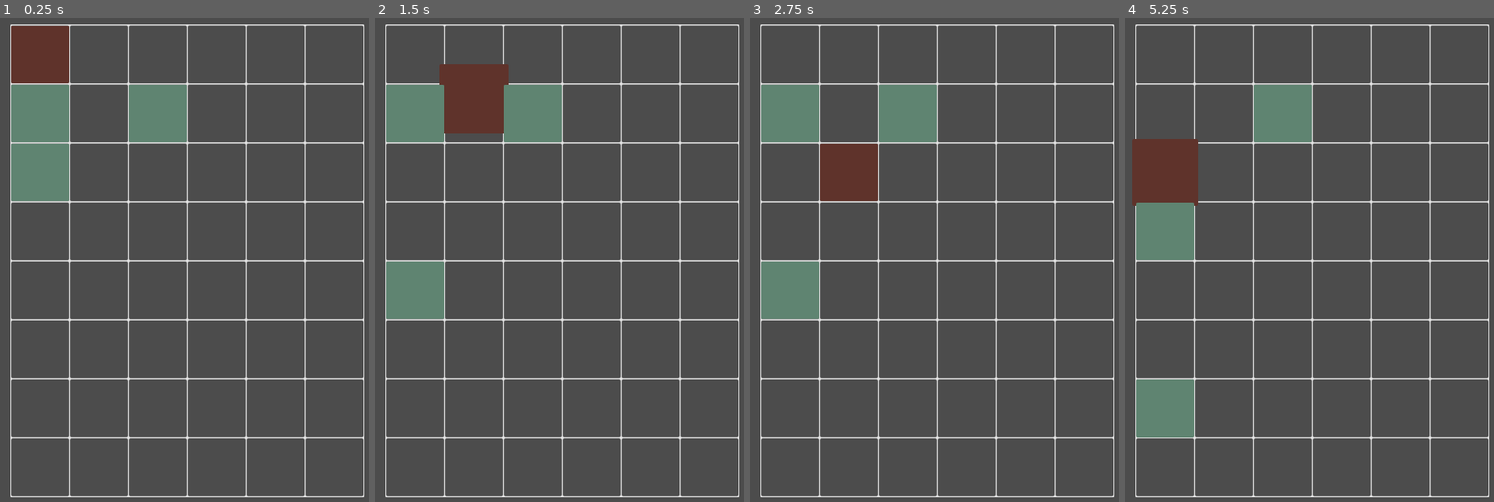
Above: before the commit, frames 1-4 (left to right).
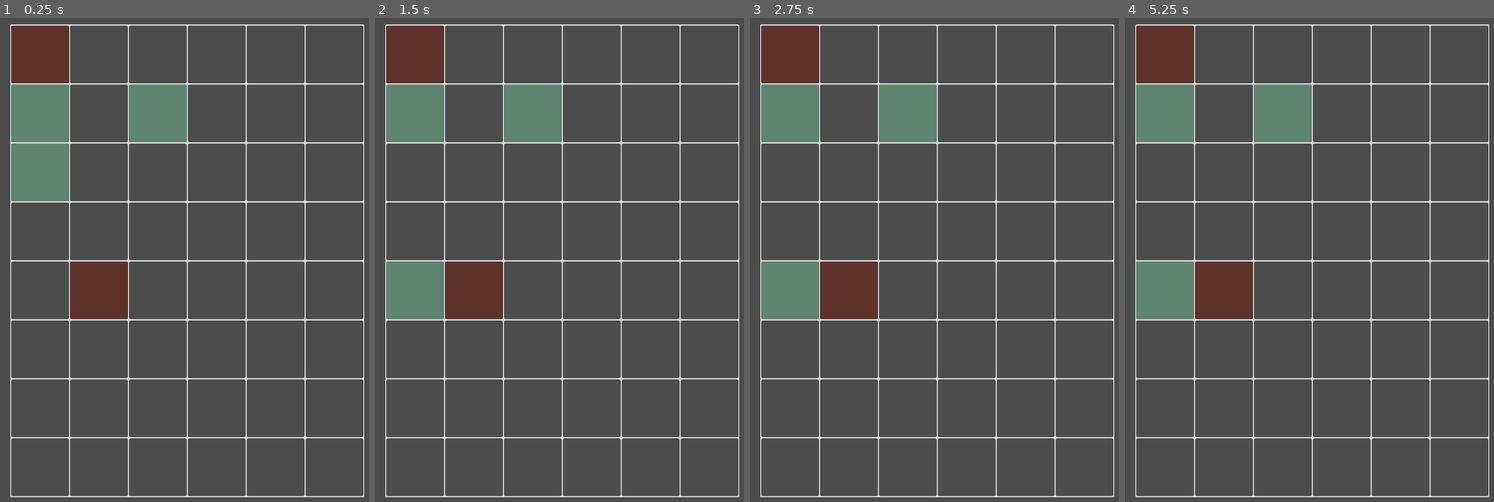
Above: after the commit, the same moments.

Repository: ax9880/genso-battle
Game: Godot game, scene res://Main.tscn
Two runs of this game, one before a commit and one after it. Both use one fixed random seed, a clock stepped at 60 frames per second and the inputs below.
Inputs (mouse positions are in pixels of both pictures, inside the frame that each line leads up to):
- Up to frame 1 (0.25 s): no input
- Up to frame 2 (1.5 s): tap Enter at 0.5 s; drag from (415, 114) to (415, 289) at 0.52 s; drag from (533, 114) to (415, 56) at 1.27 s
- Up to frame 3 (2.75 s): move the mouse to (790, 114) at 2.02 s; click (790, 114) at 2.17 s
- Up to frame 4 (5.25 s): tap Space (ui_select) at 2.75, 3.77, 4.25 s; drag from (1294, 327) to (1165, 114) at 2.77 s; tap Enter at 3.5 s; move the mouse to (1442, 298) at 3.52 s; click (1442, 298) at 3.67 s; drag from (1187, 105) to (1165, 410) at 4.27 s; move the mouse to (1335, 201) at 5.02 s; click (1335, 201) at 5.17 s

The runs differ from the first frame. In frame 1, 1.9% of the frame differs, in the area x 18-35%, y 50-63%; in frame 2, 6.0%; in frame 3, 5.6%; in frame 4, 13%, in the area x 1-35%, y 1-87%.

Commit message:
Creating and showing attack animations with an Attacker node. Extracted attack execution logic to Attacker node

Diff:
--- /dev/null
+++ b/Attack.gd
@@ -0,0 +1,9 @@
+extends Reference
+
+class_name Attack
+
+var targeted_units: Array = []
+var attacking_unit: Unit
+
+# When in a chain
+var pincering_unit: Unit
--- /dev/null
+++ b/AttackEffect.gd
@@ -0,0 +1,38 @@
+extends Node2D
+
+
+onready var tween: Tween = $Tween
+onready var label_container: Node2D = $LabelContainer
+onready var target_position: Position2D = $Position2D
+
+export(float) var float_duration_seconds: float = 0.5
+
+
+var random: RandomNumberGenerator = RandomNumberGenerator.new()
+
+func _ready() -> void:
+	random.randomize()
+
+	$AnimatedSprite.frame = 0
+	$AnimatedSprite.play("default")
+	$AnimatedSprite.rotation_degrees = random.randf_range(0, 360)
+
+	tween.interpolate_property(label_container, "position",
+				label_container.position, target_position.position,
+				float_duration_seconds,
+				Tween.TRANS_LINEAR)
+
+	tween.interpolate_property(self, "modulate",
+				label_container.modulate, Color.transparent,
+				float_duration_seconds * 0.75,
+				Tween.TRANS_LINEAR)
+
+	tween.start()
+
+
+func set_value(value: int) -> void:
+	$LabelContainer/Label.text = str(value)
+
+
+func _on_Tween_tween_all_completed() -> void:
+	queue_free()
--- /dev/null
+++ b/AttackEffect.tscn
@@ -0,0 +1,85 @@
+[gd_scene load_steps=13 format=2]
+
+[ext_resource path="res://assets/fonts/CinzelDecorativeBold.tres" type="DynamicFont" id=1]
+[ext_resource path="res://AttackEffect.gd" type="Script" id=2]
+[ext_resource path="res://assets/vfx/hit_cross.png" type="Texture" id=3]
+
+[sub_resource type="CanvasItemMaterial" id=1]
+blend_mode = 1
+
+[sub_resource type="AtlasTexture" id=2]
+flags = 5
+atlas = ExtResource( 3 )
+region = Rect2( 0, 0, 512, 512 )
+
+[sub_resource type="AtlasTexture" id=3]
+flags = 5
+atlas = ExtResource( 3 )
+region = Rect2( 512, 0, 512, 512 )
+
+[sub_resource type="AtlasTexture" id=4]
+flags = 5
+atlas = ExtResource( 3 )
+region = Rect2( 1024, 0, 512, 512 )
+
+[sub_resource type="AtlasTexture" id=5]
+flags = 5
+atlas = ExtResource( 3 )
+region = Rect2( 0, 512, 512, 512 )
+
+[sub_resource type="AtlasTexture" id=6]
+flags = 5
+atlas = ExtResource( 3 )
+region = Rect2( 512, 512, 512, 512 )
+
+[sub_resource type="AtlasTexture" id=7]
+flags = 5
+atlas = ExtResource( 3 )
+region = Rect2( 1024, 512, 512, 512 )
+
+[sub_resource type="AtlasTexture" id=9]
+flags = 5
+atlas = ExtResource( 3 )
+region = Rect2( 0, 1024, 512, 512 )
+
+[sub_resource type="SpriteFrames" id=8]
+animations = [ {
+"frames": [ SubResource( 2 ), SubResource( 3 ), SubResource( 4 ), SubResource( 5 ), SubResource( 6 ), SubResource( 7 ), SubResource( 9 ) ],
+"loop": false,
+"name": "default",
+"speed": 16.0
+} ]
+
+[node name="AttackEffect" type="Node2D"]
+script = ExtResource( 2 )
+
+[node name="AnimatedSprite" type="AnimatedSprite" parent="."]
+modulate = Color( 0.0196078, 0.862745, 1, 1 )
+material = SubResource( 1 )
+scale = Vector2( 0.175, 0.175 )
+frames = SubResource( 8 )
+frame = 6
+playing = true
+
+[node name="Tween" type="Tween" parent="."]
+
+[node name="LabelContainer" type="Node2D" parent="."]
+__meta__ = {
+"_edit_lock_": true
+}
+
+[node name="Label" type="Label" parent="LabelContainer"]
+margin_left = -120.0
+margin_top = -64.0
+margin_right = 120.0
+margin_bottom = 64.0
+custom_fonts/font = ExtResource( 1 )
+text = "9999"
+align = 1
+valign = 1
+
+[node name="Position2D" type="Position2D" parent="."]
+visible = false
+position = Vector2( 0, -96 )
+
+[connection signal="tween_all_completed" from="Tween" to="." method="_on_Tween_tween_all_completed"]
--- /dev/null
+++ b/Attacker.gd
@@ -0,0 +1,46 @@
+extends Node2D
+
+class_name Attacker
+
+export(PackedScene) var attack_effect_packed_scene: PackedScene = null
+
+onready var timer: Timer = $Timer
+
+var attack_queue: Array = []
+
+signal attacks_done
+
+
+func start_attacks(queue: Array) -> void:
+	attack_queue = queue
+
+	_execute_next_attack()
+
+	timer.start()
+
+
+func _execute_next_attack() -> void:
+	var attack = attack_queue.pop_front()
+
+	if attack != null:
+		_exec_attack(attack)
+	else:
+		timer.stop()
+
+		emit_signal("attacks_done")
+
+
+func _exec_attack(attack: Attack) -> void:
+	for targeted_unit in attack.targeted_units:
+		#var damage: int = targeted_unit.calculate_damage(attack.attacking_unit.get_stats(), attack.pincering_unit.get_stats())
+		var damage: int = 5123
+
+		var attack_effect: Node2D = attack_effect_packed_scene.instance()
+		add_child(attack_effect)
+
+		attack_effect.position = targeted_unit.position
+		attack_effect.set_value(damage)
+
+
+func _on_Timer_timeout() -> void:
+	_execute_next_attack()
--- /dev/null
+++ b/Attacker.tscn
@@ -0,0 +1,13 @@
+[gd_scene load_steps=3 format=2]
+
+[ext_resource path="res://Attacker.gd" type="Script" id=1]
+[ext_resource path="res://AttackEffect.tscn" type="PackedScene" id=2]
+
+[node name="Attacker" type="Node2D"]
+script = ExtResource( 1 )
+attack_effect_packed_scene = ExtResource( 2 )
+
+[node name="Timer" type="Timer" parent="."]
+wait_time = 0.5
+
+[connection signal="timeout" from="Timer" to="." method="_on_Timer_timeout"]
--- a/Grid.gd
+++ b/Grid.gd
@@ -1,15 +1,6 @@
 extends Node2D
 
 class_name Grid
-
-
-class Attack extends Reference:
-	var targeted_units: Array = []
-	var attacking_unit: Unit
-
-	# When in a chain
-	var pincering_unit: Unit
-
 
 export var tilesize: float = 100.0
 export var tile_offset: float = 0.0
@@ -18,6 +9,7 @@
 export var grid_height: int = 8
 
 export(PackedScene) var cell_packed_scene: PackedScene = null
+export(PackedScene) var attack_effect_packed_scene: PackedScene = null
 
 onready var half_tilesize: float = tilesize / 2.0
 
@@ -36,8 +28,6 @@
 # Array<Array<Unit>>
 # Where each list consists of start unit + ... pincered units ... + end unit
 var pincer_queue := []
-
-var attack_queue := []
 
 var skill_queue := []
 var heal_queue := []
@@ -251,9 +241,9 @@
 		# Adds pincers to pincer queue
 		_find_pincers(unit, unit.faction)
 
-		_attack()
-
-		_start_enemy_turn()
+		_execute_pincers()
+
+		#_start_enemy_turn()
 	else:
 		# Do nothing
 		_start_player_turn()
@@ -528,21 +518,21 @@
 	return path
 
 
-func _attack() -> void:
+func _execute_pincers() -> void:
 	var pincer = pincer_queue.pop_front()
 
 	if pincer != null:
 		# play pincer animation
 
-		#_evaluate_pincer()
-
 		var chain_families: Dictionary = _find_chains(pincer)
 
-		_queue_attacks(pincer, chain_families)
+		var attack_queue: Array = _queue_attacks(pincer, chain_families)
+
+		$Attacker.start_attacks(attack_queue)
 	else:
 		# finish turn
 		# but whose turn?
-		pass
+		print("all pincers done!")
 
 
 func _find_chains(pincer: Array) -> Dictionary:
@@ -605,13 +595,12 @@
 		neighbor = neighbor.get_neighbor(direction)
 
 
-func _queue_attacks(pincer: Array, chain_families: Dictionary) -> void:
+func _queue_attacks(pincer: Array, chain_families: Dictionary) -> Array:
 	var start_unit: Unit = pincer.front()
 	var end_unit: Unit = pincer.back()
 
 	var targeted_units = pincer.slice(1, pincer.size() - 2)
-
-	attack_queue.clear()
+	var attack_queue := []
 
 	_queue_attack(attack_queue, targeted_units, start_unit)
 	_queue_attack(attack_queue, targeted_units, end_unit)
@@ -623,7 +612,7 @@
 	_queue_chain_attacks(attack_queue, start_unit_chains, targeted_units, start_unit)
 	_queue_chain_attacks(attack_queue, end_unit_chains, targeted_units, end_unit)
 
-	print(attack_queue.size())
+	return attack_queue
 
 
 func _queue_attack(queue: Array, targeted_units: Array, attacking_unit: Unit, pincering_unit: Unit = null) -> void:
@@ -631,7 +620,11 @@
 
 	attack.targeted_units = targeted_units
 	attack.attacking_unit = attacking_unit
-	attack.pincering_unit = null
+
+	if pincering_unit == null:
+		attack.pincering_unit = attacking_unit
+	else:
+		attack.pincering_unit = pincering_unit
 
 	queue.push_back(attack)
 
@@ -639,7 +632,7 @@
 func _queue_chain_attacks(queue: Array, chains: Array, targeted_units: Array, pincering_unit: Unit) -> void:
 	for chain in chains:
 		for unit in chain:
-			_queue_attack(attack_queue, targeted_units, unit, pincering_unit)
+			_queue_attack(queue, targeted_units, unit, pincering_unit)
 
 
 ## Grid utils
@@ -670,3 +663,7 @@
 
 func _cell_coordinates_to_cell_origin(cell_coordinates: Vector2) -> Vector2:
 	return Vector2(cell_coordinates.x * tilesize + half_tilesize + tile_offset, cell_coordinates.y * tilesize + + half_tilesize + tile_offset)
+
+
+func _on_Attacker_attacks_done() -> void:
+	_execute_pincers()
--- a/Main.tscn
+++ b/Main.tscn
@@ -1,10 +1,12 @@
-[gd_scene load_steps=8 format=2]
+[gd_scene load_steps=10 format=2]
 
 [ext_resource path="res://grid.png" type="Texture" id=1]
 [ext_resource path="res://Unit.tscn" type="PackedScene" id=2]
 [ext_resource path="res://Enemy.tscn" type="PackedScene" id=3]
 [ext_resource path="res://Grid.gd" type="Script" id=4]
 [ext_resource path="res://CellArea2D.tscn" type="PackedScene" id=5]
+[ext_resource path="res://AttackEffect.tscn" type="PackedScene" id=6]
+[ext_resource path="res://Attacker.tscn" type="PackedScene" id=7]
 
 [sub_resource type="RectangleShape2D" id=1]
 extents = Vector2( 324, 8 )
@@ -21,6 +23,7 @@
 position = Vector2( 56, 240 )
 script = ExtResource( 4 )
 cell_packed_scene = ExtResource( 5 )
+attack_effect_packed_scene = ExtResource( 6 )
 
 [node name="Sprite" type="Sprite" parent="Grid"]
 position = Vector2( -1, -1 )
@@ -95,6 +98,9 @@
 [node name="Enemy" parent="Grid/Enemies" instance=ExtResource( 3 )]
 position = Vector2( 56, 48 )
 
+[node name="Enemy2" parent="Grid/Enemies" instance=ExtResource( 3 )]
+position = Vector2( 144, 440 )
+
 [node name="Units" type="Node2D" parent="Grid"]
 __meta__ = {
 "_edit_lock_": true
@@ -108,3 +114,10 @@
 
 [node name="Unit3" parent="Grid/Units" instance=ExtResource( 2 )]
 position = Vector2( 56, 256 )
+
+[node name="Attacker" parent="Grid" instance=ExtResource( 7 )]
+__meta__ = {
+"_edit_lock_": true
+}
+
+[connection signal="attacks_done" from="Grid/Attacker" to="Grid" method="_on_Attacker_attacks_done"]
--- a/project.godot
+++ b/project.godot
@@ -9,6 +9,16 @@
 config_version=4
 
 _global_script_classes=[ {
+"base": "Reference",
+"class": "Attack",
+"language": "GDScript",
+"path": "res://Attack.gd"
+}, {
+"base": "Node2D",
+"class": "Attacker",
+"language": "GDScript",
+"path": "res://Attacker.gd"
+}, {
 "base": "Area2D",
 "class": "CellArea2D",
 "language": "GDScript",
@@ -30,6 +40,8 @@
 "path": "res://Unit.gd"
 } ]
 _global_script_class_icons={
+"Attack": "",
+"Attacker": "",
 "CellArea2D": "",
 "Grid": "",
 "StartingStats": "",
